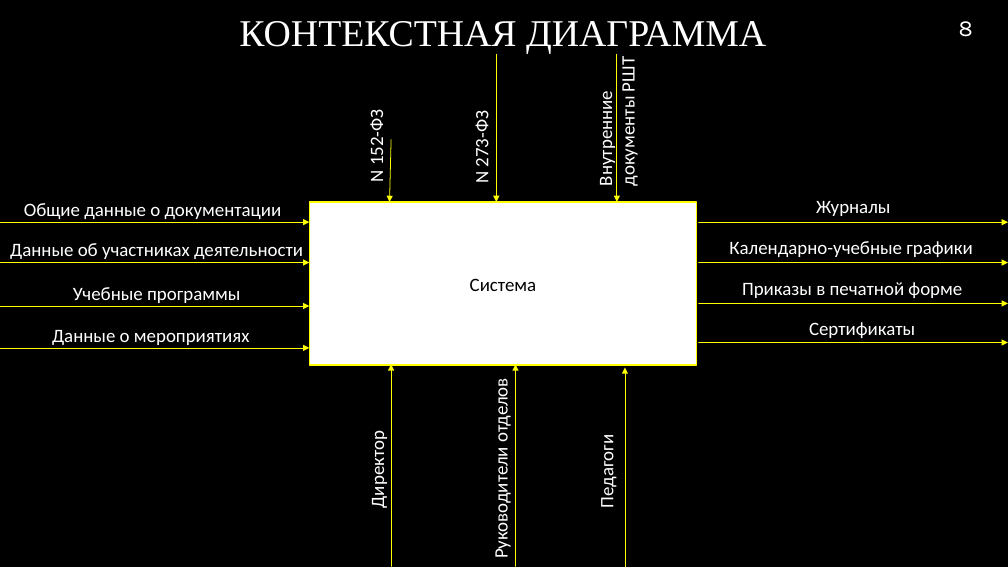
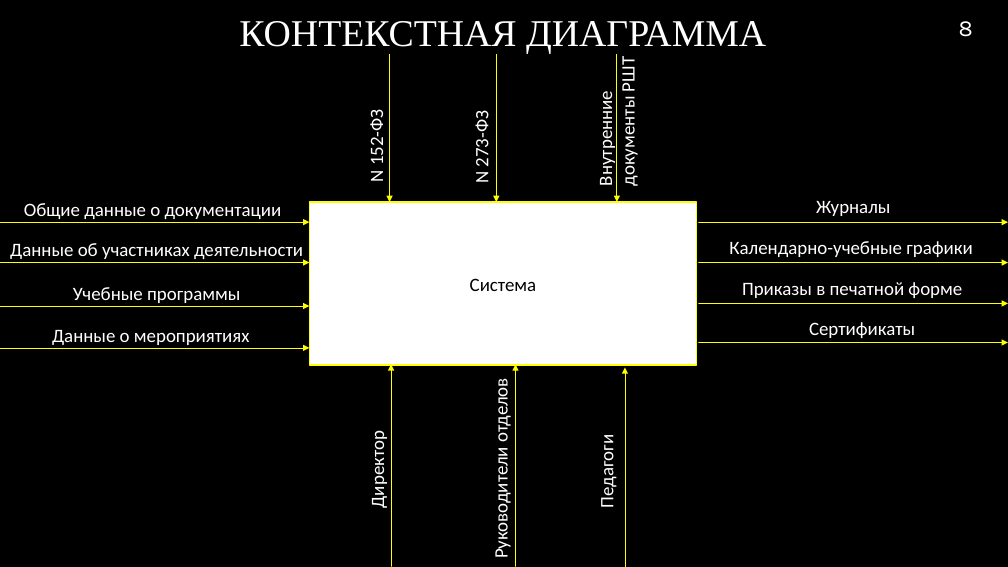
Before and after one commit to RAdKuzur/ASTU, a slide deck: slide 8 of Дипломная работа/Консультации Хоменко/Презентация.pptx. Drawn at 1008x567 pixels with LibreOffice and Linux fonts; fonts in the diff are those of the drawing; background and template pictures are left out. Boxes give left, top, right and bottom in pixels: in the first picture for what was removed or moved away, otherwise in the second. Text is boxed around its words. In the diff, an @@ line names an element or a change of style, - is before the commit and + after.

```diff
--- a/Дипломная работа/Консультации Хоменко/Презентация.pptx
+++ b/Дипломная работа/Консультации Хоменко/Презентация.pptx
@@ arrow moved from (391, 140) - (389, 202) to (389, 54) - (389, 202) @@
```
Also in this commit, not shown: 1 other slide changed.
